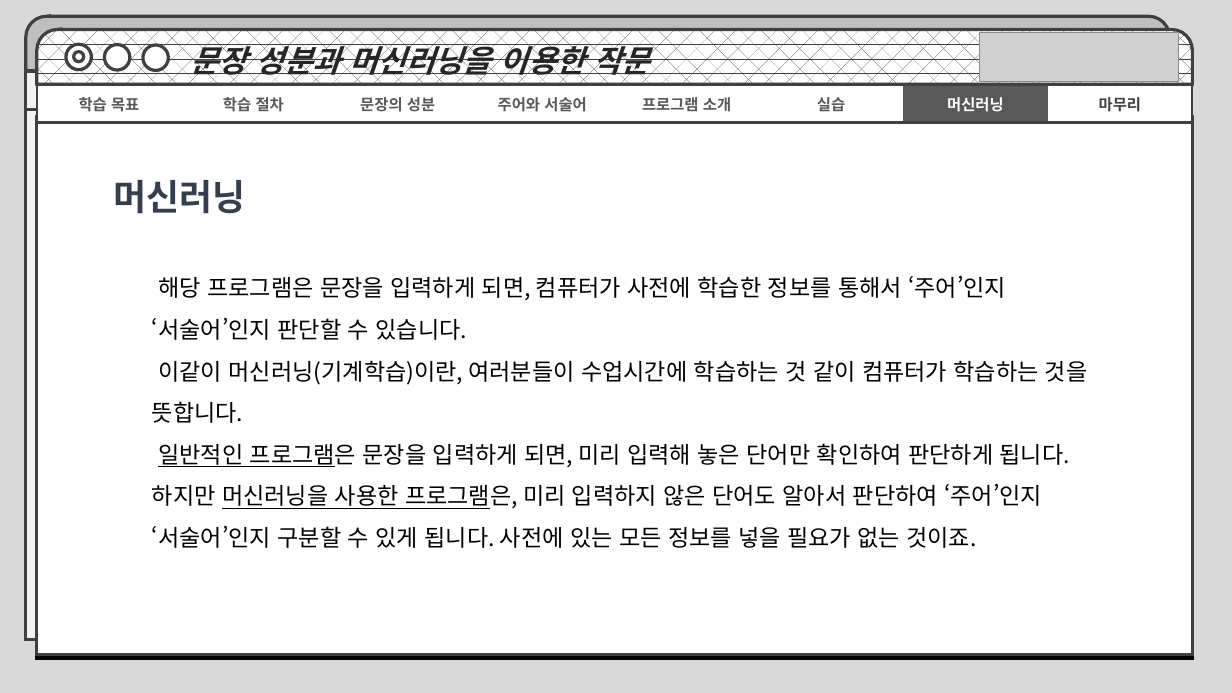
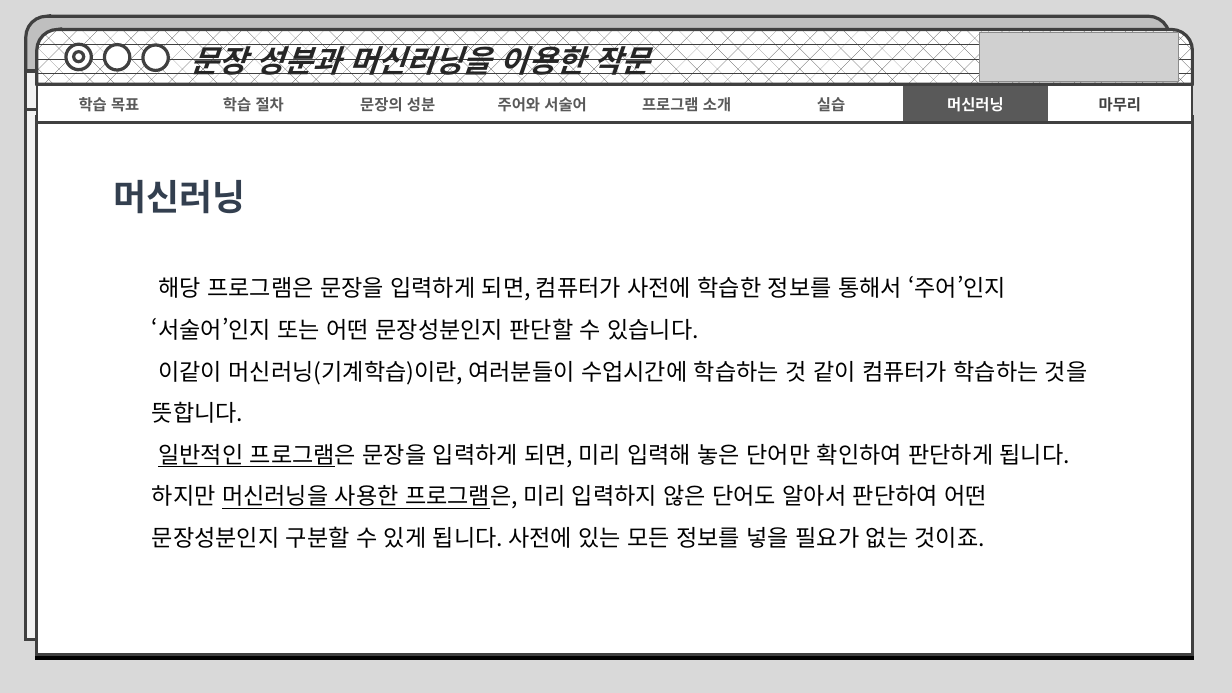
Before and after one commit to MachineLearningPython/E.Korean-Subject-and-Predicate, a slide deck: slide 20 of 문장의 성분과 머신러닝을 통한 작문.pptx. Drawn at 1232x693 pixels with LibreOffice and Linux fonts; fonts in the diff are those of the drawing; grey boxes stand for pictures. Boxes give left, top, right and bottom in pixels: in the first picture for what was removed or moved away, otherwise in the second. Text is boxed around its words. In the diff, an @@ line names an element or a change of style, - is before the commit and + after.

Commit message:
ppt update
update ppt

```diff
--- a/문장의 성분과 머신러닝을 통한 작문.pptx
+++ b/문장의 성분과 머신러닝을 통한 작문.pptx
@@ text at [152, 275, 1006, 340]: text changed @@
-해당 프로그램은 문장을 입력하게 되면, 컴퓨터가 사전에 학습한 정보를 통해서 ‘주어’인지 ‘서술어’인지 판단할 수 있습니다.
+해당 프로그램은 문장을 입력하게 되면, 컴퓨터가 사전에 학습한 정보를 통해서 ‘주어’인지 ‘서술어’인지 또는 어떤 문장성분인지 판단할 수 있습니다.
@@ text at [152, 443, 1070, 548]: text changed @@
-일반적인 프로그램은 문장을 입력하게 되면, 미리 입력해 놓은 단어만 확인하여 판단하게 됩니다. 하지만 머신러닝을 사용한 프로그램은, 미리 입력하지 않은 단어도 알아서 판단하여 ‘주어’인지 ‘서술어’인지 구분할 수 있게 됩니다. 사전에 있는 모든 정보를 넣을 필요가 없는 것이죠.
+일반적인 프로그램은 문장을 입력하게 되면, 미리 입력해 놓은 단어만 확인하여 판단하게 됩니다. 하지만 머신러닝을 사용한 프로그램은, 미리 입력하지 않은 단어도 알아서 판단하여 어떤 문장성분인지 구분할 수 있게 됩니다. 사전에 있는 모든 정보를 넣을 필요가 없는 것이죠.
```
Also in this commit, not shown: 1 other slide changed.
